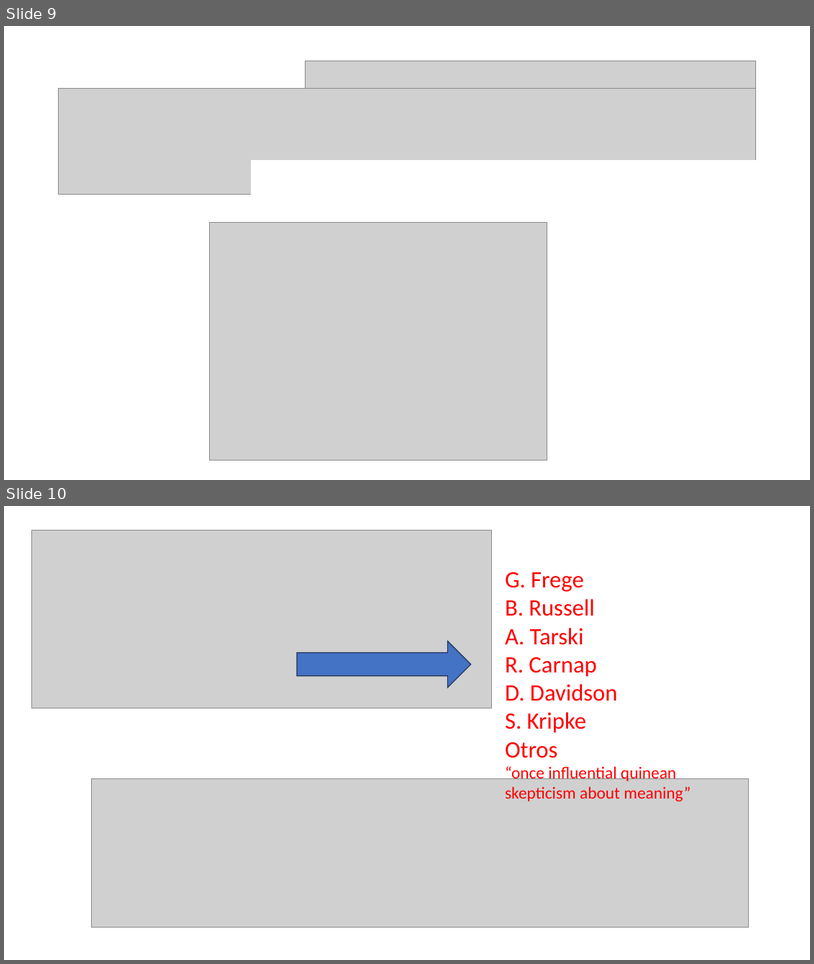
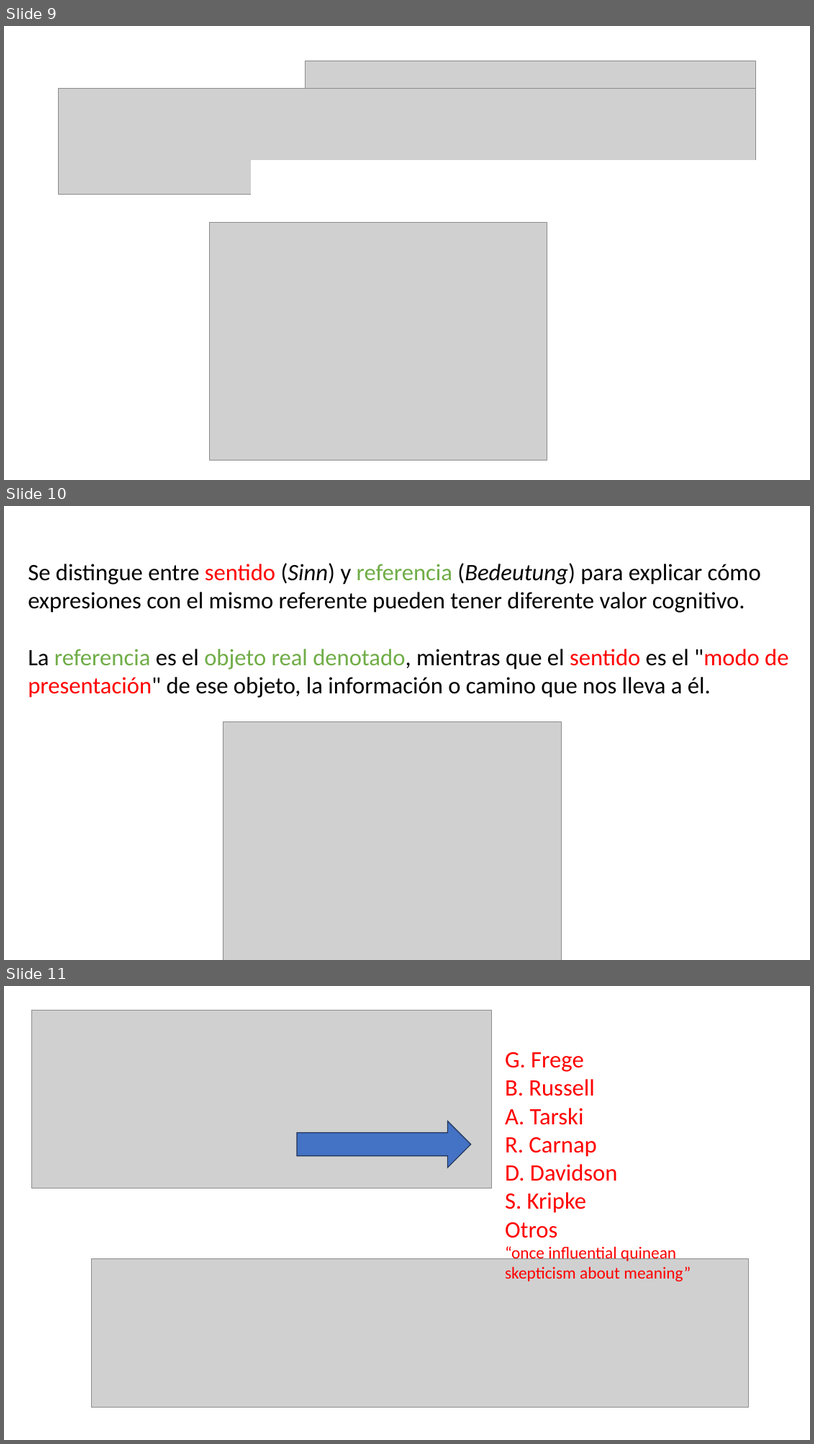
Before and after one commit to zaboltar/ArchaeologyJourney, a slide deck: DigSite/New Arcaism/uarm 2026 a/00 S Soames Philosophy of language chap1.pptx. Shown one above the other, each under a label of ours: slides 9 and 10 before the commit, slides 9, 10 and 11 after it. The pictures are 814x964 and 814x1444 pixels, drawn with LibreOffice and Linux fonts; fonts in the diff are those of the drawing; grey boxes stand for pictures. Boxes give left, top, right and bottom in pixels: in the first picture for what was removed or moved away, otherwise in the second. Text is boxed around its words. In the diff, an @@ line names an element or a change of style, - is before the commit and + after.

```diff
--- a/DigSite/New Arcaism/uarm 2026 a/00 S Soames Philosophy of language chap1.pptx
+++ b/DigSite/New Arcaism/uarm 2026 a/00 S Soames Philosophy of language chap1.pptx
@@ slide 10 added at (4,506,810,960), background #FFFFFF @@
@@ text added at (28,563,789,698), 28 pt, text #000000 @@
+Se distingue entre sentido (Sinn) y referencia (Bedeutung) para explicar cómo expresiones con el mismo referente pueden tener diferente valor cognitivo.
+La referencia es el objeto real denotado, mientras que el sentido es el "modo de presentación" de ese objeto, la información o camino que nos lleva a él.
@@ rectangle added at (252,641,756,674), fill #FFFFFF, outline #FFFFFF 1 pt @@
@@ picture added at (224,722,562,960) @@
@@ what was slide 10 is now slide 11 @@
```
Also in this commit, not shown: 1 other file.
